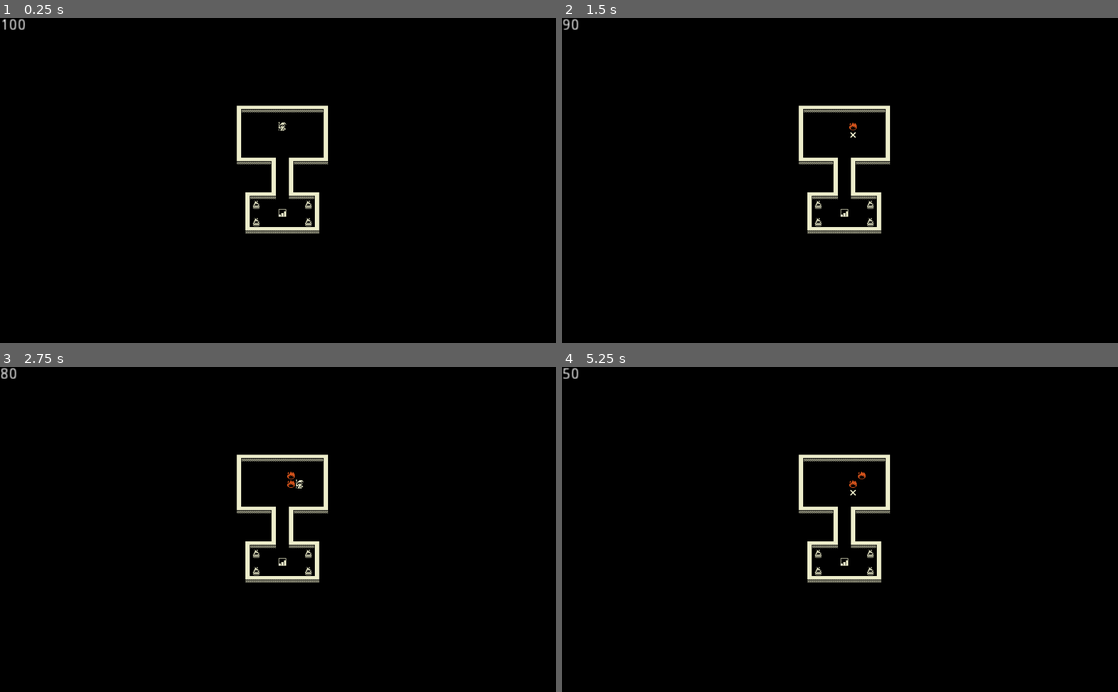
Above: before the commit, frames 1-4 (two rows, left to right).
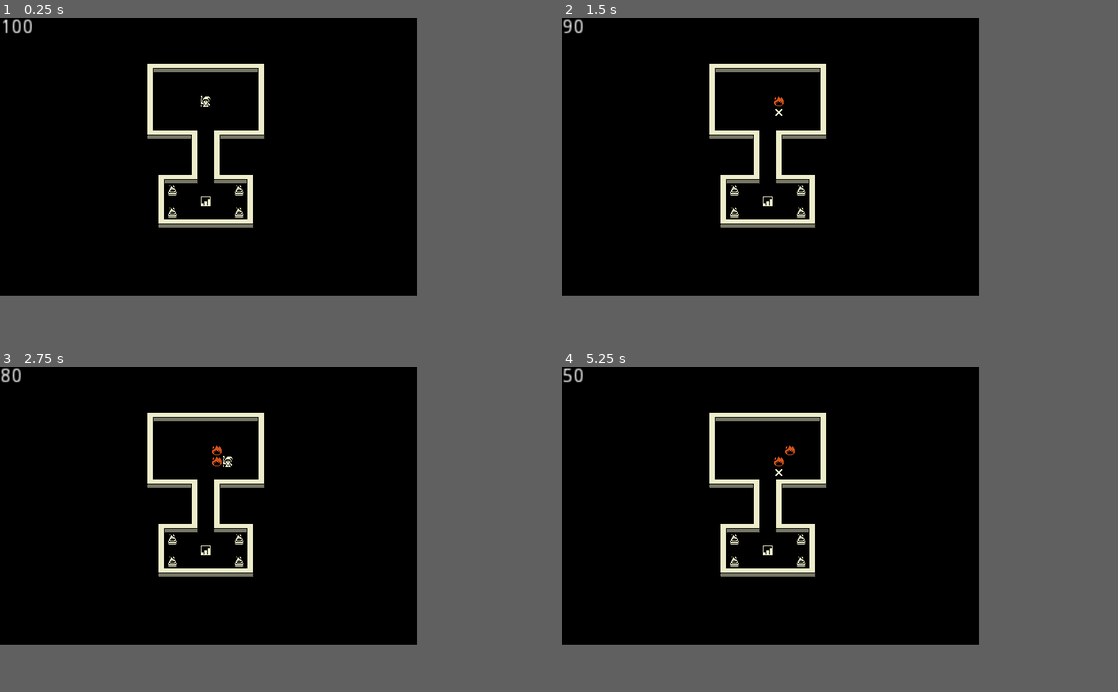
Above: after the commit, the same moments.

Repository: mattherman/7drl-2020
Game: Godot game, scene res://Main.tscn
The game is run twice, just before and just after one commit, with the same random seed, the same clock (stepped at 60 frames per second) and the same inputs.
Inputs:
- Up to frame 1 (0.25 s): no input
- Up to frame 2 (1.5 s): tap Enter (ui_accept) at 0.5, 0.77, 1.25 s; hold Right (ui_right) 0.53-1.28 s; hold Z (cast_1) 0.53-1.28 s; hold Down (ui_down) from 1.28 s (still down); tap Z (cast_1) at 1.35 s
- Up to frame 3 (2.75 s): tap Enter (ui_accept) at 1.52, 2 s; release Down (ui_down) at 2.03 s; hold Right (ui_right) from 2.03 s (still down); hold Z (cast_1) from 2.03 s (still down)
- Up to frame 4 (5.25 s): release Right (ui_right) at 2.78 s; release Z (cast_1) at 2.78 s; hold Up (ui_up) 2.78-3.53 s; tap Z (cast_1) at 2.85, 4.35 s; tap Enter (ui_accept) at 3.02, 3.5, 3.77, 4.25, 4.52, 5 s; hold Z (cast_1) 3.53-4.28 s; hold Left (ui_left) 3.53-5.03 s; hold Down (ui_down) from 5.03 s (still down); hold Z (cast_1) from 5.03 s (still down)
In our replay, the window is 800x468 before the commit and 600x400 after it. These sizes can differ from the game's own. Grey fills any space a smaller window leaves; there, only what the larger window draws over its background counts as a difference.

The runs differ from the first frame. In frame 1, 4.0% of the frame differs, in the area x 0-59%, y 0-67%; in frame 2, 4.0%; in frame 3, 4.1%; in frame 4, 4.1%.

Commit message:
Resize window

Diff:
--- a/Main.tscn
+++ b/Main.tscn
@@ -9,19 +9,20 @@
 script = ExtResource( 3 )
 
 [node name="ColorRect" type="ColorRect" parent="."]
-margin_right = 1024.0
-margin_bottom = 600.0
+margin_right = 600.0
+margin_bottom = 400.0
 color = Color( 0, 0, 0, 1 )
 __meta__ = {
 "_edit_use_anchors_": false
 }
 
 [node name="TileMap" parent="." instance=ExtResource( 2 )]
+position = Vector2( -288, -80 )
 
 [node name="Player" parent="." instance=ExtResource( 1 )]
 
 [node name="StartPosition" type="Position2D" parent="."]
-position = Vector2( 512, 192 )
+position = Vector2( 288, 104 )
 
 [node name="HUD" parent="." instance=ExtResource( 4 )]
 [connection signal="action_completed" from="Player" to="." method="_on_Player_action_completed"]
--- a/project.godot
+++ b/project.godot
@@ -26,6 +26,11 @@
 [autoload]
 
 Constants="*res://Constants.gd"
+
+[display]
+
+window/size/width=600
+window/size/height=400
 
 [input]
 
